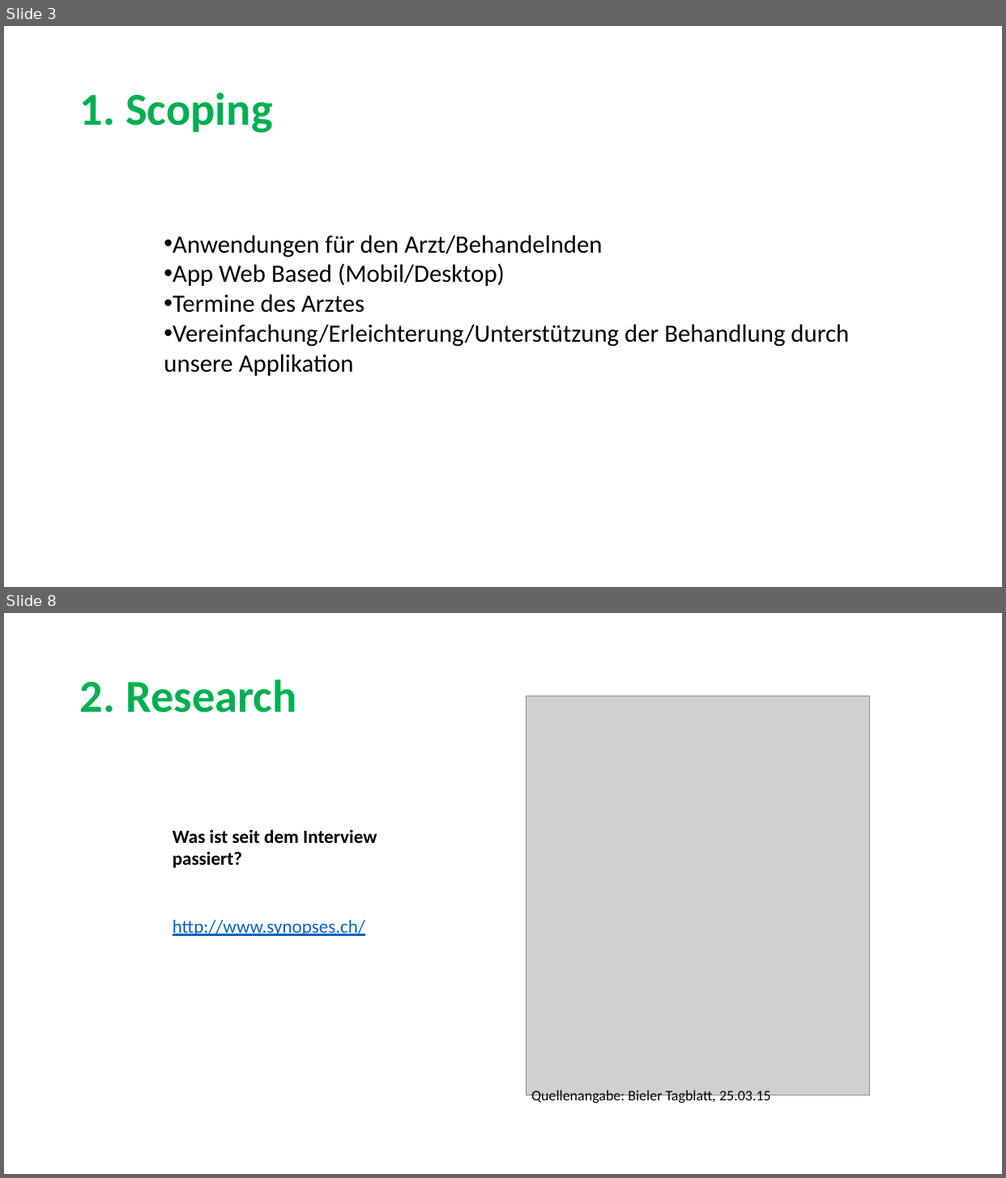
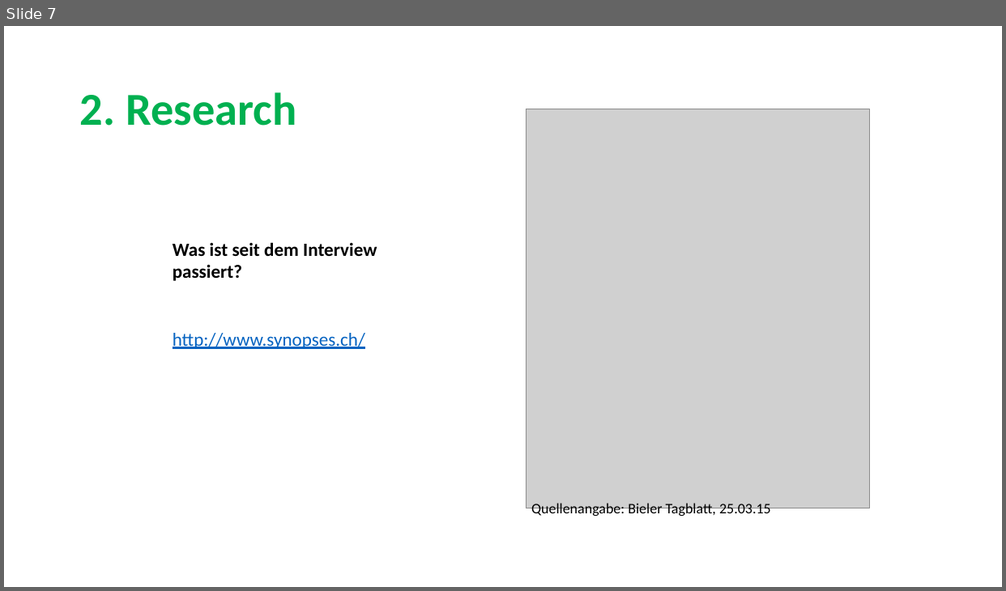
Before and after one commit to sarahmele/ch.bfh.btx8081.w2015.green, a slide deck: doc/task03/Task3.pptx. Shown one above the other, each under a label of ours: slides 3 and 8 before the commit, slide 7 after it; the slides between them are not shown. The pictures are 1006x1178 and 1006x591 pixels, drawn with LibreOffice and Linux fonts; fonts in the diff are those of the drawing; grey boxes stand for pictures. Boxes give left, top, right and bottom in pixels: in the first picture for what was removed or moved away, otherwise in the second. Text is boxed around its words. In the diff, an @@ line names an element or a change of style, - is before the commit and + after.

```diff
--- a/doc/task03/Task3.pptx
+++ b/doc/task03/Task3.pptx
@@ slide 3 removed at [4,26,1002,587], background #FFFFFF @@
@@ title removed at [80,92,272,133] @@
-1. Scoping
@@ text removed at [164,235,849,376] @@
-• Anwendungen für den Arzt/Behandelnden
-• App Web Based (Mobil/Desktop)
-• Termine des Arztes
-• Vereinfachung/Erleichterung/Unterstützung der Behandlung durch unsere Applikation
@@ what was slide 8 is now slide 7 @@
```
Also in this commit, not shown: 8 slides changed, 5 slides added, 3 other slides removed.
